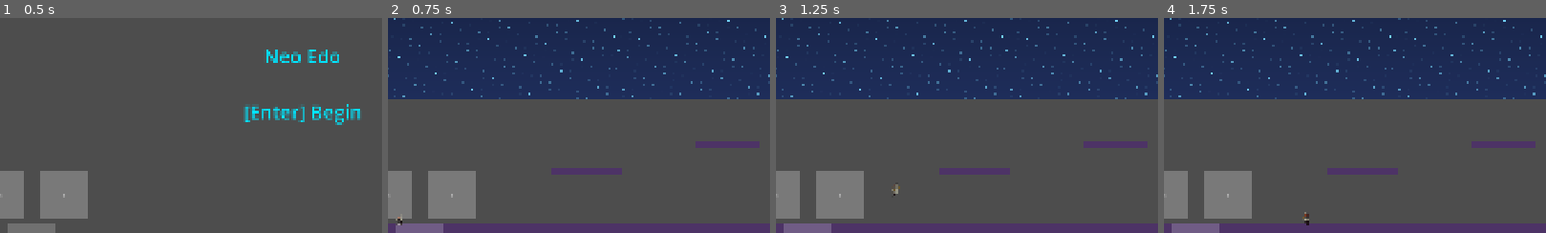
Above: before the commit, frames 1-4 (left to right).
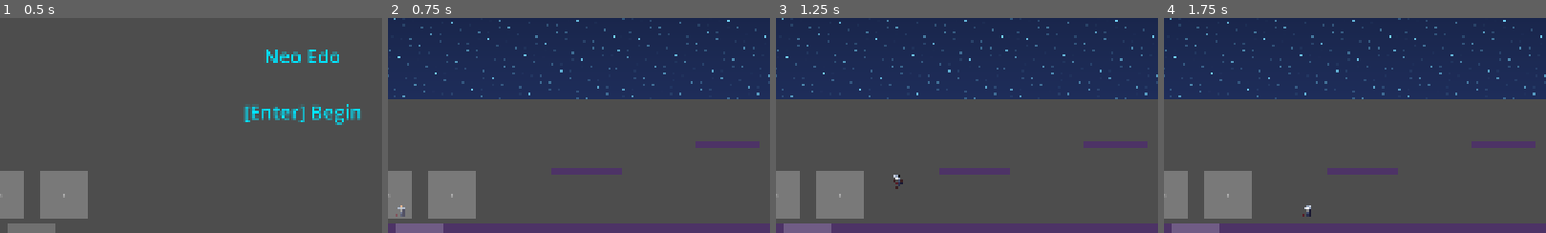
Above: after the commit, the same moments.

Repository: adbarc92/wolf-zero
Game: Godot game, scene res://scenes/main/main.tscn
The game is run twice, just before and just after one commit, with the same random seed, the same clock (stepped at 60 frames per second) and the same inputs.
Inputs (mouse positions are % of the whole screen's width and height, from its top left):
- Up to frame 1 (0.5 s): no input
- Up to frame 2 (0.75 s): tap Enter (ui_accept) at 0.5 s; move the mouse to (72, 45) at 0.52 s; hold D (move_right) from 0.53 s (still down); hold S (crouch) from 0.53 s (still down); click (72, 45) at 0.67 s
- Up to frame 3 (1.25 s): keep holding D (move_right); keep holding S (crouch); tap Space (jump) at 0.77, 1.07 s; tap C (dash) at 0.8 s
- Up to frame 4 (1.75 s): release D (move_right) at 1.25 s; release S (crouch) at 1.25 s; tap Enter (ui_accept) at 1.25 s; drag from (30, 55) to (45, 70) at 1.27 s
The pictures show only the part of the screen within x 10-60%, y 41-91%; the shares and areas given below are measured in that part.

Frame 1 is identical in both runs. In frame 2, 0.1% of the frame differs, in the area x 2-5%, y 87-97%; in frame 3, 0.1%, in the area x 30-34%, y 72-83%; in frame 4, 0.1%.

Commit message:
feat(art): integrate Mattz Art samurai for player/enemy/boss
Swap FreeKnight placeholder art for the Mattz Art "Samurai" pixel-art
bundle across all characters, per docs/SWARM-HANDOFF-art-integration.md
(Lane C + the Lane Z boss/alignment wiring, done together).

- character_frames.gd: repoint player()->FULL Samurai (96x96),
  enemy()->Samurai #2 (96x64); add boss()->Demon Samurai (128x108) as a
  distinct sheet. Per-character frame sizes; alias every clip the source
  art lacks (roll/slide->dash, crouch->idle, etc.) so every clip
  derive_clip can emit is present (no missing-clip last-frame holds).
- main.gd: register the "boss" frame_set; _spawn_boss uses it.
- animation_system.gd: anchor frame-bottom to the collision floor for
  any frame height, and nearest-neighbour filter so the pixel art stays
  crisp (project default is Linear).
- test_character_frames.gd: assert the boss clip set + count and the
  per-character frame sizes.
- assets/samurai/: normalized working copies of the used strips + LICENSE.
- assets/MattzArt/: full extracted vendor packs (zips gitignored).

Verified: --import clean; GUT 150/150 (501 asserts); headless boot exit 0.

Diff:
--- a/scripts/ecs/systems/animation_system.gd
+++ b/scripts/ecs/systems/animation_system.gd
@@ -126,6 +126,11 @@
 			anim_node.modulate = Color(0.6, 0.8, 1.0)
 
 
+## Half-height of the 32x64 collision box, in local node units. The node origin
+## is the body centre, so floor contact is +FLOOR_ANCHOR below it.
+const FLOOR_ANCHOR := 32.0
+
+
 func _ensure_anim_node(node: Node, set_name: String) -> AnimatedSprite2D:
 	var existing := node.get_node_or_null("Anim")
 	if existing is AnimatedSprite2D:
@@ -136,6 +141,24 @@
 	var anim := AnimatedSprite2D.new()
 	anim.name = "Anim"
 	anim.sprite_frames = frames
+	# Pixel-art: nearest-neighbour so the samurai sheets stay crisp when scaled
+	# (the project default is Linear, which would soften them).
+	anim.texture_filter = CanvasItem.TEXTURE_FILTER_NEAREST
+	# Anchor the frame bottom (≈ the character's feet) to the collision-box floor,
+	# regardless of the per-character frame height (player 96, enemy 64, boss 108).
+	# AnimatedSprite2D is centred, so the frame bottom sits at offset.y + frame_h/2;
+	# solving for it landing on +FLOOR_ANCHOR gives offset.y = FLOOR_ANCHOR - h/2.
+	var fh := _frame_height(frames)
+	if fh > 0:
+		anim.offset = Vector2(0, FLOOR_ANCHOR - fh / 2.0)
 	anim.play("idle")
 	node.add_child(anim)
 	return anim
+
+
+## Height of a single frame, read from the idle clip's first frame (0 if absent).
+func _frame_height(frames: SpriteFrames) -> int:
+	if frames == null or not frames.has_animation("idle") or frames.get_frame_count("idle") == 0:
+		return 0
+	var tex := frames.get_frame_texture("idle", 0)
+	return tex.get_height() if tex else 0
--- a/scripts/main/main.gd
+++ b/scripts/main/main.gd
@@ -89,6 +89,7 @@
 	anim.frame_sets = {
 		"player": CharacterFrames.player(),
 		"enemy": CharacterFrames.enemy(),
+		"boss": CharacterFrames.boss(),
 	}
 	ECS.register_system(anim)
 
@@ -345,7 +346,7 @@
 	ECS.add_component(id, "position", Components.position(position.x, position.y))
 	ECS.add_component(id, "velocity", Components.velocity())
 	ECS.add_component(id, "collision", Components.collision(32, 64))
-	var spr = Components.sprite(); spr.frame_set = "enemy"; spr.modulate = cfg.tint
+	var spr = Components.sprite(); spr.frame_set = "boss"; spr.modulate = cfg.tint
 	ECS.add_component(id, "sprite", spr)
 	ECS.add_component(id, "health", Components.health(cfg.hp))
 	ECS.add_component(id, "weapon", Components.weapon(cfg.dmg, 0.5))
--- a/scripts/render/character_frames.gd
+++ b/scripts/render/character_frames.gd
@@ -1,89 +1,146 @@
 class_name CharacterFrames
 extends RefCounted
-## Data-driven SpriteFrames builders for the player and enemy characters.
+## Data-driven SpriteFrames builders for the player, enemy and boss characters.
 ##
-## Ported verbatim from main.gd::_build_player_frames()/_build_enemy_frames().
+## Art: Mattz Art "Samurai" 2D pixel-art bundle (see assets/samurai/LICENSE.txt).
+##   player -> FULL Samurai      (96x96 frames)
+##   enemy  -> Samurai #2         (96x64 frames)
+##   boss   -> Demon Samurai      (128x108 frames)
+## Every sheet is a single-row horizontal strip (one PNG per animation), so
+## SpriteFramesBuilder.add_strip slices them directly — no grid extractor needed.
+##
 ## The animation set (names, source PNGs, fps, loop flags) is encoded in the
-## PLAYER / ENEMY data tables below, so a future sprite swap is a one-file edit:
-## change the BASE path consts and/or the per-row file names.
+## PLAYER / ENEMY / BOSS tables below, so a future sprite swap (e.g. the neon
+## recolor) is a one-file edit: change a BASE path const and/or the per-row files.
 ##
 ## Each table row is: [anim_name: String, file: String, fps: float, loop: bool]
-## The full source path for a row is BASE + file.
+## The full source path for a row is BASE + file. Rows may point at the same file
+## to ALIAS a clip the source art lacks (e.g. roll -> dash) — AnimationSystem only
+## plays clips the SpriteFrames actually has, so every clip derive_clip can emit
+## must be present (real or aliased) to avoid a missing-clip last-frame hold.
 
-## FreeKnight Colour1 (player) strip directory.
-const FK := "res://assets/FreeKnight_v1/Colour1/NoOutline/120x80_PNGSheets/"
-## FreeKnight Colour2 (enemy) strip directory.
-const FK2 := "res://assets/FreeKnight_v1/Colour2/NoOutline/120x80_PNGSheets/"
+## Mattz Art samurai strip directories.
+const PLAYER_BASE := "res://assets/samurai/player/"
+const ENEMY_BASE := "res://assets/samurai/enemy/"
+const BOSS_BASE := "res://assets/samurai/boss/"
 
-## All FreeKnight strips are 120x80 frames laid left-to-right.
-const FRAME_W := 120
-const FRAME_H := 80
+## Per-character frame size (single-row strips, height = sheet height).
+const PLAYER_W := 96
+const PLAYER_H := 96
+const ENEMY_W := 96
+const ENEMY_H := 64
+const BOSS_W := 128
+const BOSS_H := 108
 
-## Player animation table: [anim, file, fps, loop]
+## Player animation table: [anim, file, fps, loop]. (FULL Samurai)
+## Aliases: roll/slide -> dash; crouch -> idle; crouch_walk -> run;
+## crouch_attack -> attack1; crouch_transition/turn_around -> idle; light_4 -> attack3.
 const PLAYER := [
-	["idle", "_Idle.png", 10.0, true],
-	["run", "_Run.png", 14.0, true],
-	["jump", "_Jump.png", 10.0, false],
-	["fall", "_Fall.png", 10.0, false],
-	["dash", "_Dash.png", 14.0, false],
-	["roll", "_Roll.png", 14.0, false],
-	["slide", "_Slide.png", 14.0, false],
-	["light_1", "_Attack.png", 16.0, false],
-	["light_2", "_Attack2.png", 16.0, false],
-	["light_3", "_AttackCombo.png", 16.0, false],
-	["light_4", "_AttackCombo.png", 16.0, false],
-	["light_5", "_AttackCombo.png", 16.0, false],
-	["hit", "_Hit.png", 12.0, false],
-	["crouch", "_Crouch.png", 8.0, true],
-	["crouch_walk", "_CrouchWalk.png", 12.0, true],
-	["wall_slide", "_WallSlide.png", 10.0, true],
-	["wall_climb", "_WallClimb.png", 12.0, true],
-	["death", "_Death.png", 10.0, false],
-	["jump_fall_inbetween", "_JumpFallInbetween.png", 10.0, false],
-	["turn_around", "_TurnAround.png", 14.0, false],
-	["crouch_transition", "_CrouchTransition.png", 14.0, false],
-	["crouch_attack", "_CrouchAttack.png", 14.0, false],
-	["light_1_nomove", "_AttackNoMovement.png", 16.0, false],
-	["light_2_nomove", "_Attack2NoMovement.png", 16.0, false],
-	["light_3_nomove", "_AttackComboNoMovement.png", 16.0, false],
-	["light_4_nomove", "_AttackComboNoMovement.png", 16.0, false],
-	["light_5_nomove", "_AttackComboNoMovement.png", 16.0, false],
+	["idle", "idle.png", 10.0, true],
+	["run", "run.png", 14.0, true],
+	["jump", "jump.png", 10.0, false],
+	["fall", "jump_fall.png", 10.0, false],
+	["jump_fall_inbetween", "jump_transition.png", 10.0, false],
+	["dash", "dash.png", 14.0, false],
+	["roll", "dash.png", 14.0, false],
+	["slide", "dash.png", 14.0, false],
+	["hit", "hurt.png", 12.0, false],
+	["crouch", "idle.png", 8.0, true],
+	["crouch_walk", "run.png", 12.0, true],
+	["crouch_attack", "attack1.png", 16.0, false],
+	["crouch_transition", "idle.png", 14.0, false],
+	["wall_slide", "wall_slide.png", 10.0, true],
+	["wall_climb", "climbing.png", 12.0, true],
+	["turn_around", "idle.png", 14.0, false],
+	["death", "death.png", 10.0, false],
+	["light_1", "attack1.png", 16.0, false],
+	["light_2", "attack2.png", 16.0, false],
+	["light_3", "attack3.png", 16.0, false],
+	["light_4", "attack3.png", 16.0, false],
+	["light_5", "special.png", 16.0, false],
+	["light_1_nomove", "attack1.png", 16.0, false],
+	["light_2_nomove", "attack2.png", 16.0, false],
+	["light_3_nomove", "attack3.png", 16.0, false],
+	["light_4_nomove", "attack3.png", 16.0, false],
+	["light_5_nomove", "special.png", 16.0, false],
 ]
 
-## Enemy animation table: [anim, file, fps, loop]
+## Enemy animation table: [anim, file, fps, loop]. (Samurai #2)
+## Aliases: slide -> dash; wall_slide/wall_climb/turn_around/crouch_transition -> idle;
+## jump_fall_inbetween -> jump; crouch_attack/light_1_nomove -> attack1.
 const ENEMY := [
-	["idle", "_Idle.png", 10.0, true],
-	["run", "_Run.png", 12.0, true],
-	["light_1", "_Attack.png", 14.0, false],
-	["slide", "_Slide.png", 14.0, false],
-	["hit", "_Hit.png", 12.0, false],
-	["wall_slide", "_WallSlide.png", 10.0, true],
-	["wall_climb", "_WallClimb.png", 12.0, true],
-	["death", "_Death.png", 10.0, false],
-	["jump_fall_inbetween", "_JumpFallInbetween.png", 10.0, false],
-	["turn_around", "_TurnAround.png", 14.0, false],
-	["crouch_transition", "_CrouchTransition.png", 14.0, false],
-	["crouch_attack", "_CrouchAttack.png", 14.0, false],
-	["light_1_nomove", "_AttackNoMovement.png", 16.0, false],
-	["light_2_nomove", "_Attack2NoMovement.png", 16.0, false],
-	["light_3_nomove", "_AttackComboNoMovement.png", 16.0, false],
-	["light_4_nomove", "_AttackComboNoMovement.png", 16.0, false],
-	["light_5_nomove", "_AttackComboNoMovement.png", 16.0, false],
+	["idle", "idle.png", 10.0, true],
+	["run", "run.png", 12.0, true],
+	["light_1", "attack1.png", 14.0, false],
+	["slide", "dash.png", 14.0, false],
+	["hit", "hurt.png", 12.0, false],
+	["wall_slide", "idle.png", 10.0, true],
+	["wall_climb", "idle.png", 12.0, true],
+	["death", "death.png", 10.0, false],
+	["jump_fall_inbetween", "jump.png", 10.0, false],
+	["turn_around", "idle.png", 14.0, false],
+	["crouch_transition", "idle.png", 14.0, false],
+	["crouch_attack", "attack1.png", 14.0, false],
+	["light_1_nomove", "attack1.png", 16.0, false],
+	["light_2_nomove", "attack2.png", 16.0, false],
+	["light_3_nomove", "attack3.png", 16.0, false],
+	["light_4_nomove", "attack3.png", 16.0, false],
+	["light_5_nomove", "attack3.png", 16.0, false],
+]
+
+## Boss animation table: [anim, file, fps, loop]. (Demon / Wolf Samurai)
+## Covers the full clip set derive_clip can emit. The boss is grounded, so the
+## airborne/wall/crouch clips alias to idle/run/defend; light_5 -> jump_attack.
+const BOSS := [
+	["idle", "idle.png", 8.0, true],
+	["run", "run.png", 10.0, true],
+	["jump", "idle.png", 10.0, false],
+	["fall", "idle.png", 10.0, false],
+	["jump_fall_inbetween", "idle.png", 10.0, false],
+	["dash", "run.png", 12.0, false],
+	["roll", "run.png", 12.0, false],
+	["slide", "run.png", 12.0, false],
+	["hit", "hurt.png", 12.0, false],
+	["crouch", "defend.png", 8.0, true],
+	["crouch_walk", "run.png", 10.0, true],
+	["crouch_attack", "attack1.png", 14.0, false],
+	["crouch_transition", "defend.png", 12.0, false],
+	["wall_slide", "idle.png", 10.0, true],
+	["wall_climb", "idle.png", 10.0, true],
+	["turn_around", "idle.png", 12.0, false],
+	["death", "death.png", 10.0, false],
+	["light_1", "attack1.png", 14.0, false],
+	["light_2", "attack2.png", 14.0, false],
+	["light_3", "attack3.png", 14.0, false],
+	["light_4", "attack3.png", 14.0, false],
+	["light_5", "jump_attack.png", 14.0, false],
+	["light_1_nomove", "attack1.png", 14.0, false],
+	["light_2_nomove", "attack2.png", 14.0, false],
+	["light_3_nomove", "attack3.png", 14.0, false],
+	["light_4_nomove", "attack3.png", 14.0, false],
+	["light_5_nomove", "jump_attack.png", 14.0, false],
 ]
 
 
-## Build the player SpriteFrames (FreeKnight Colour1).
+## Build the player SpriteFrames (FULL Samurai).
 static func player() -> SpriteFrames:
-	return _build(FK, PLAYER)
+	return _build(PLAYER_BASE, PLAYER, PLAYER_W, PLAYER_H)
 
 
-## Build the enemy SpriteFrames (FreeKnight Colour2).
+## Build the enemy SpriteFrames (Samurai #2).
 static func enemy() -> SpriteFrames:
-	return _build(FK2, ENEMY)
+	return _build(ENEMY_BASE, ENEMY, ENEMY_W, ENEMY_H)
 
 
-## Build a SpriteFrames from a base path and a [anim, file, fps, loop] table.
-static func _build(base: String, table: Array) -> SpriteFrames:
+## Build the boss SpriteFrames (Demon / Wolf Samurai) — a distinct sheet, not a
+## tinted enemy reuse. main.gd assigns this via the "boss" frame_set.
+static func boss() -> SpriteFrames:
+	return _build(BOSS_BASE, BOSS, BOSS_W, BOSS_H)
+
+
+## Build a SpriteFrames from a base path, a [anim, file, fps, loop] table and a
+## per-character frame size.
+static func _build(base: String, table: Array, frame_w: int, frame_h: int) -> SpriteFrames:
 	var sf := SpriteFrames.new()
 	if sf.has_animation("default"):
 		sf.remove_animation("default")
@@ -92,5 +149,5 @@
 		var file: String = row[1]
 		var fps: float = row[2]
 		var loop: bool = row[3]
-		SpriteFramesBuilder.add_strip(sf, anim, load(base + file), FRAME_W, FRAME_H, fps, loop)
+		SpriteFramesBuilder.add_strip(sf, anim, load(base + file), frame_w, frame_h, fps, loop)
 	return sf
--- a/test/unit/test_character_frames.gd
+++ b/test/unit/test_character_frames.gd
@@ -20,6 +20,10 @@
 	"light_1_nomove", "light_2_nomove", "light_3_nomove",
 	"light_4_nomove", "light_5_nomove",
 ]
+
+# The boss (distinct Demon/Wolf Samurai sheet) covers the full clip set that
+# derive_clip can emit — same names as the player, real or aliased.
+const BOSS_ANIMS := PLAYER_ANIMS
 
 
 func test_player_returns_sprite_frames():
@@ -82,3 +86,35 @@
 	assert_eq(sf.get_animation_speed("light_1"), 14.0, "enemy light_1 fps")
 	assert_false(sf.get_animation_loop("light_1"), "enemy light_1 does not loop")
 	assert_eq(sf.get_animation_speed("light_1_nomove"), 16.0, "enemy light_1_nomove fps")
+
+
+func test_boss_returns_sprite_frames():
+	var sf = CF.boss()
+	assert_true(sf is SpriteFrames, "boss() returns SpriteFrames")
+
+
+func test_boss_has_full_clip_set():
+	var sf = CF.boss()
+	for name in BOSS_ANIMS:
+		assert_true(sf.has_animation(name), "boss has animation '%s'" % name)
+
+
+func test_boss_anim_count_matches():
+	var sf = CF.boss()
+	assert_eq(sf.get_animation_names().size(), BOSS_ANIMS.size(),
+		"boss animation count is exactly the documented set")
+
+
+# Frame dimensions: the strips are sliced at the documented per-character size,
+# so the first idle frame must be exactly that wide/tall (player 96x96,
+# enemy 96x64, boss 128x108).
+func test_frame_sizes_match_source_sheets():
+	var checks = [
+		[CF.player(), 96, 96, "player"],
+		[CF.enemy(), 96, 64, "enemy"],
+		[CF.boss(), 128, 108, "boss"],
+	]
+	for c in checks:
+		var tex = c[0].get_frame_texture("idle", 0)
+		assert_eq(tex.get_width(), c[1], "%s idle frame width" % c[3])
+		assert_eq(tex.get_height(), c[2], "%s idle frame height" % c[3])
Binary file added: assets/MattzArt/Autumn Forest 2D Pixel Art/Autumn Forest 2D Pixel Art/Autumn Forest 2D Pixel Art/Background/1.png
Not shown, added: assets/MattzArt/Autumn Forest 2D Pixel Art/Autumn Forest 2D Pixel Art/Autumn Forest 2D Pixel Art/Background/1.png.import
Binary file added: assets/MattzArt/Autumn Forest 2D Pixel Art/Autumn Forest 2D Pixel Art/Autumn Forest 2D Pixel Art/Background/2.png
Not shown, added: assets/MattzArt/Autumn Forest 2D Pixel Art/Autumn Forest 2D Pixel Art/Autumn Forest 2D Pixel Art/Background/2.png.import
Binary file added: assets/MattzArt/Autumn Forest 2D Pixel Art/Autumn Forest 2D Pixel Art/Autumn Forest 2D Pixel Art/Background/3.png
Not shown, added: assets/MattzArt/Autumn Forest 2D Pixel Art/Autumn Forest 2D Pixel Art/Autumn Forest 2D Pixel Art/Background/3.png.import
Not shown, added: assets/MattzArt/Autumn Forest 2D Pixel Art/Autumn Forest 2D Pixel Art/Autumn Forest 2D Pixel Art/Preview.png.import
Binary file added: assets/MattzArt/Autumn Forest 2D Pixel Art/Autumn Forest 2D Pixel Art/Autumn Forest 2D Pixel Art/Props/Flag.png
Not shown, added: assets/MattzArt/Autumn Forest 2D Pixel Art/Autumn Forest 2D Pixel Art/Autumn Forest 2D Pixel Art/Props/Flag.png.import
Binary file added: assets/MattzArt/Autumn Forest 2D Pixel Art/Autumn Forest 2D Pixel Art/Autumn Forest 2D Pixel Art/Props/Objects.png
Not shown, added: assets/MattzArt/Autumn Forest 2D Pixel Art/Autumn Forest 2D Pixel Art/Autumn Forest 2D Pixel Art/Props/Objects.png.import
Binary file added: assets/MattzArt/Autumn Forest 2D Pixel Art/Autumn Forest 2D Pixel Art/Autumn Forest 2D Pixel Art/Props/Props.png
(and 432 more such lines)
